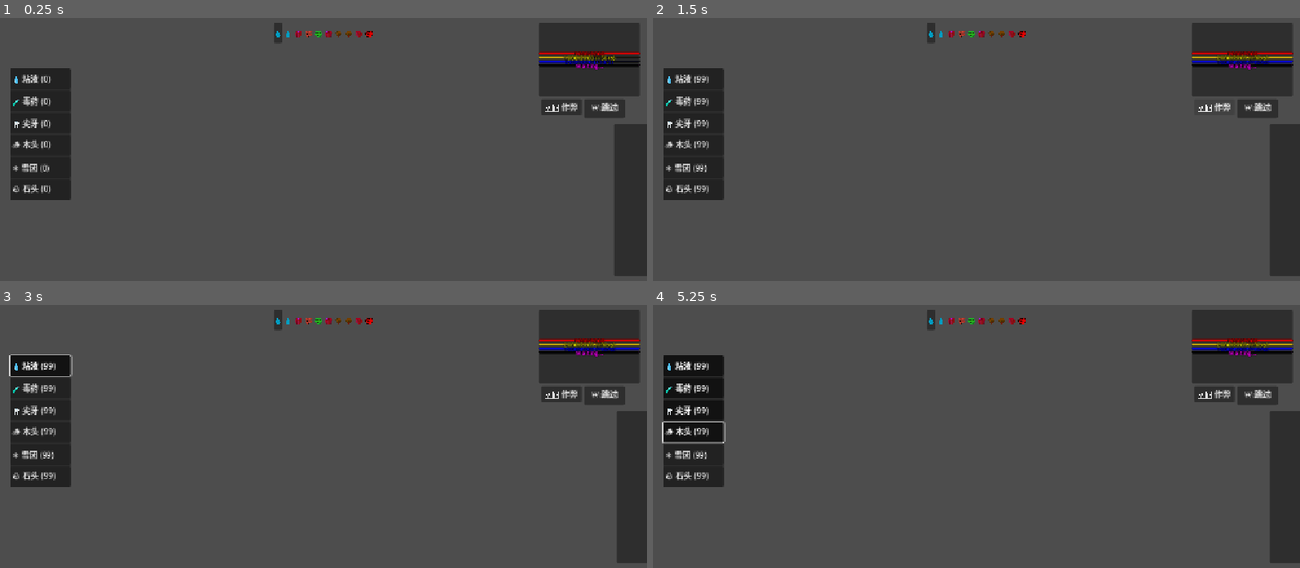
Above: before the commit, frames 1-4 (two rows, left to right).
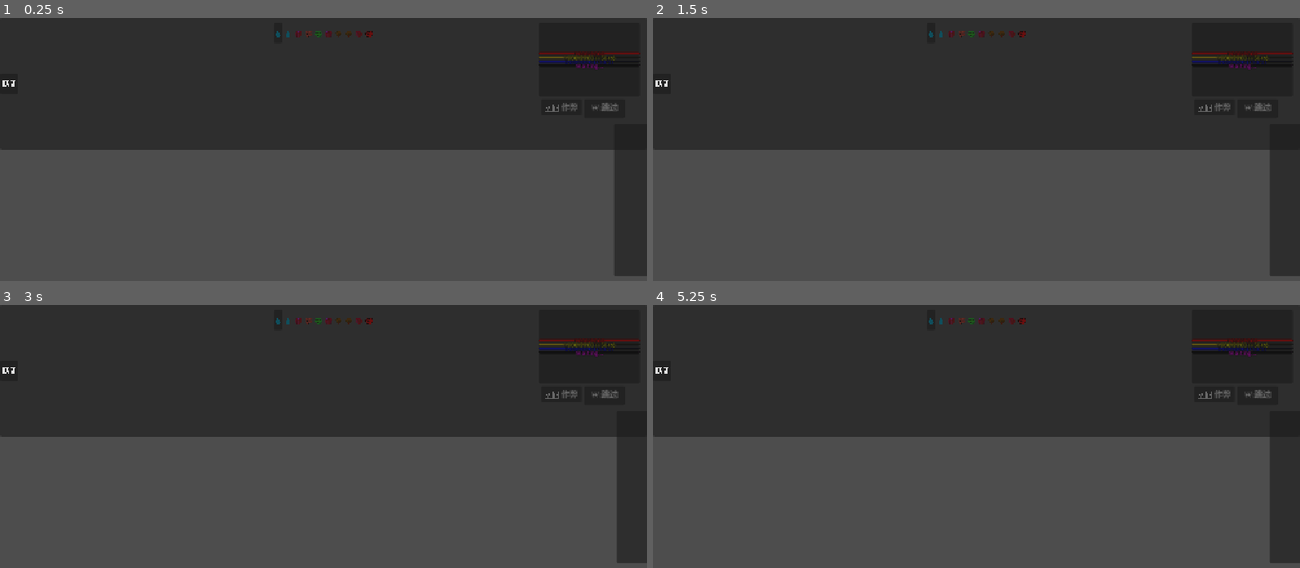
Above: after the commit, the same moments.

Repository: seekerzz/tower-html
Game: Godot game, scene res://src/Scenes/UI/MainGUI.tscn
Two runs of this game, one before a commit and one after it. Both use one fixed random seed, a clock stepped at 60 frames per second and the inputs below. The project has no main scene, so this scene is started directly.
Inputs (mouse positions are in pixels of both pictures, inside the frame that each line leads up to):
- Up to frame 1 (0.25 s): no input
- Up to frame 2 (1.5 s): click (659, 83) at 0.5 s, where only the run after the commit has a clickable "🏗️"; click "🛠️ 作弊" at 1.25 s
- Up to frame 3 (3 s): click "⏩ 跳过" at 2 s; click (38, 365) at 2.75 s, where only the run before the commit has a clickable "💧 粘液 (99)"
- Up to frame 4 (5.25 s): click (691, 389) at 3.5 s, where only the run before the commit has a clickable "🧪 毒药 (99)"; click (691, 410) at 4.25 s, where only the run before the commit has a clickable "🦷 尖牙 (99)"; click (691, 431) at 5 s, where only the run before the commit has a clickable "🪵 木头 (99)"

The runs differ from the first frame. In frame 1, 44% of the frame differs, in the area x 0-100%, y 0-70%; in frame 2, 45%; in frame 3, 45%; in frame 4, 46%.
Error after the commit: Trying to assign value of type 'Control' to a variable of type 'PanelContainer'. (res://src/Scripts/UI/BuildPanel.gd:43)

Commit message:
feat: Add collapsible BuildPanel UI docked to right screen edge
- Refactored `BuildPanel` to include a toggle button and a content wrapper.
- Implemented sliding animation using Tween on content wrapper width.
- Updated `MainGUI` to position `BuildPanel` on the right side (CENTER_RIGHT) to support the "collapse right" behavior.
- Fixed layout issues by using `Control` for wrapper to properly clip content without forced expansion.

Diff:
--- a/src/Scripts/UI/BuildPanel.gd
+++ b/src/Scripts/UI/BuildPanel.gd
@@ -2,17 +2,75 @@
 
 const MATERIAL_KEYS = ["mucus", "poison", "fang", "wood", "snow", "stone"]
 
-@onready var container = VBoxContainer.new()
+# Main layout
+var main_hbox: HBoxContainer
+var toggle_button: Button
+var content_wrapper: PanelContainer # Wrapper to clip content
+var material_container: VBoxContainer
+
+var is_expanded: bool = true
+var panel_tween: Tween
+var content_width: float = 120.0 # Approximate width of buttons + margins
 
 var buttons: Dictionary = {} # mat_key -> Button
 
 func _ready():
-	add_child(container)
+	# Clean up existing children if any (from scene)
+	for child in get_children():
+		child.queue_free()
 
-	# Setup container layout
-	container.set_anchors_preset(Control.PRESET_FULL_RECT)
+	# Create Main Layout (Horizontal)
+	main_hbox = HBoxContainer.new()
+	main_hbox.add_theme_constant_override("separation", 0) # No gap between toggle and content
+	add_child(main_hbox)
 
-	# Create buttons
+	# 1. Toggle Button (Left side of the panel, so it remains visible when collapsed right)
+	toggle_button = Button.new()
+	toggle_button.text = "🏗️" # Or ">"
+	toggle_button.toggle_mode = false # We handle state manually or use it for visual
+	toggle_button.focus_mode = Control.FOCUS_NONE
+	toggle_button.custom_minimum_size = Vector2(30, 40) # Thin vertical strip or small square?
+	# Let's make it span the height or just be a handle?
+	# A handle is usually better. Let's start with a small button.
+	# Actually, if the panel is centered vertically on the right, the button should probably be vertically centered too.
+	toggle_button.size_flags_vertical = Control.SIZE_SHRINK_CENTER
+
+	toggle_button.pressed.connect(_on_toggle_pressed)
+	main_hbox.add_child(toggle_button)
+
+	# 2. Content Wrapper (to clip the sliding content)
+	# Use Control to avoid child min_size forcing parent size (like Containers do)
+	content_wrapper = Control.new()
+	content_wrapper.clip_contents = true
+	content_wrapper.size_flags_horizontal = Control.SIZE_EXPAND_FILL # Allow it to take space
+	content_wrapper.size_flags_vertical = Control.SIZE_EXPAND_FILL
+	content_wrapper.custom_minimum_size.x = content_width # Start expanded
+
+	main_hbox.add_child(content_wrapper)
+
+	# 3. Material Container (The actual buttons)
+	material_container = VBoxContainer.new()
+	# Do NOT set size_flags to expand, as we want fixed size inside the clipping control
+	# material_container.size_flags_horizontal = Control.SIZE_EXPAND_FILL
+	material_container.size_flags_vertical = Control.SIZE_EXPAND_FILL
+
+	# Set fixed size for the content so it doesn't shrink when wrapper shrinks
+	material_container.custom_minimum_size.x = content_width
+	material_container.size.x = content_width # Explicitly set size
+
+	# We need to manually manage the height if we want it to fill vertical
+	# Or use anchors. Since parent is Control, we can use anchors.
+	# Anchor Top/Bottom/Left, but keep Width fixed?
+	# PRESET_LEFT_WIDE anchors to Left, Top, Bottom. Width is determined by size/min_size.
+	material_container.set_anchors_preset(Control.PRESET_LEFT_WIDE)
+	# Reset offset_right to match width (otherwise anchor logic might stretch it?)
+	# PRESET_LEFT_WIDE usually sets right anchor to 0 (Left).
+	# So we just need to ensure width is correct.
+	material_container.custom_minimum_size.x = content_width
+
+	content_wrapper.add_child(material_container)
+
+	# Create buttons inside material_container
 	for mat_key in MATERIAL_KEYS:
 		var btn = Button.new()
 		btn.toggle_mode = true
@@ -21,8 +79,9 @@
 
 		# Set custom minimum size for better clickability
 		btn.custom_minimum_size = Vector2(100, 40)
+		btn.size_flags_horizontal = Control.SIZE_EXPAND_FILL # Fill the container width
 
-		container.add_child(btn)
+		material_container.add_child(btn)
 		buttons[mat_key] = btn
 
 	# Connect to GameManager
@@ -30,6 +89,30 @@
 		GameManager.resource_changed.connect(_update_ui)
 
 	_update_ui()
+
+	# Initial state check? Default is expanded.
+
+func _on_toggle_pressed():
+	is_expanded = not is_expanded
+	_animate_panel()
+
+func _animate_panel():
+	if panel_tween and panel_tween.is_valid():
+		panel_tween.kill()
+
+	panel_tween = create_tween()
+
+	var target_width = content_width if is_expanded else 0.0
+	var duration = 0.3
+
+	# Animate the wrapper's minimum width.
+	# Because MainGUI uses anchors with Grow Direction Left, shrinking this wrapper
+	# will cause the whole BuildPanel to shrink towards the Right edge.
+	panel_tween.tween_property(content_wrapper, "custom_minimum_size:x", target_width, duration)\
+		.set_trans(Tween.TRANS_SINE).set_ease(Tween.EASE_OUT)
+
+	# Optional: Rotate arrow or change icon
+	# toggle_button.text = ">>" if is_expanded else "<<" # Or something similar
 
 func _on_material_clicked(selected_key: String):
 	var draw_manager = _get_draw_manager()
--- a/src/Scripts/UI/MainGUI.gd
+++ b/src/Scripts/UI/MainGUI.gd
@@ -292,10 +292,23 @@
 func _setup_build_panel():
 	var build_panel = BUILD_PANEL_SCENE.instantiate()
 	add_child(build_panel)
-	# Position on the left side
-	build_panel.set_anchors_preset(Control.PRESET_TOP_LEFT)
-	build_panel.position = Vector2(20, 100) # Offset from top
-	# Ensure it stays on screen? Anchors should handle if set correctly, but manual pos for now.
+	# Position on the right side
+	build_panel.set_anchors_preset(Control.PRESET_CENTER_RIGHT)
+	# When using anchors, position is offset. CENTER_RIGHT centers vertically on the right edge.
+	# We might want to offset it slightly to the left so it's visible, or if the anchor is exactly right edge (1, 0.5),
+	# and grow direction is LEFT (default for RIGHT presets?), then (0,0) is at the anchor?
+	# Usually for Right anchor: position.x is 0 (right edge) or -width.
+
+	# Let's rely on the BuildPanel's internal sizing.
+	# We set grow direction to BEGIN (Left) so it grows into the screen.
+	build_panel.grow_horizontal = Control.GROW_DIRECTION_BEGIN
+	build_panel.grow_vertical = Control.GROW_DIRECTION_BOTH
+
+	# Adjust position/offset if needed.
+	# Using anchors, we usually set offsets.
+	# offset_right = 0 means right edge touches screen right edge.
+	build_panel.offset_right = 0
+	# Adjust Y position if needed (it's centered by PRESET_CENTER_RIGHT)
 
 func _setup_tooltip():
 	tooltip_instance = TOOLTIP_SCENE.instantiate()
